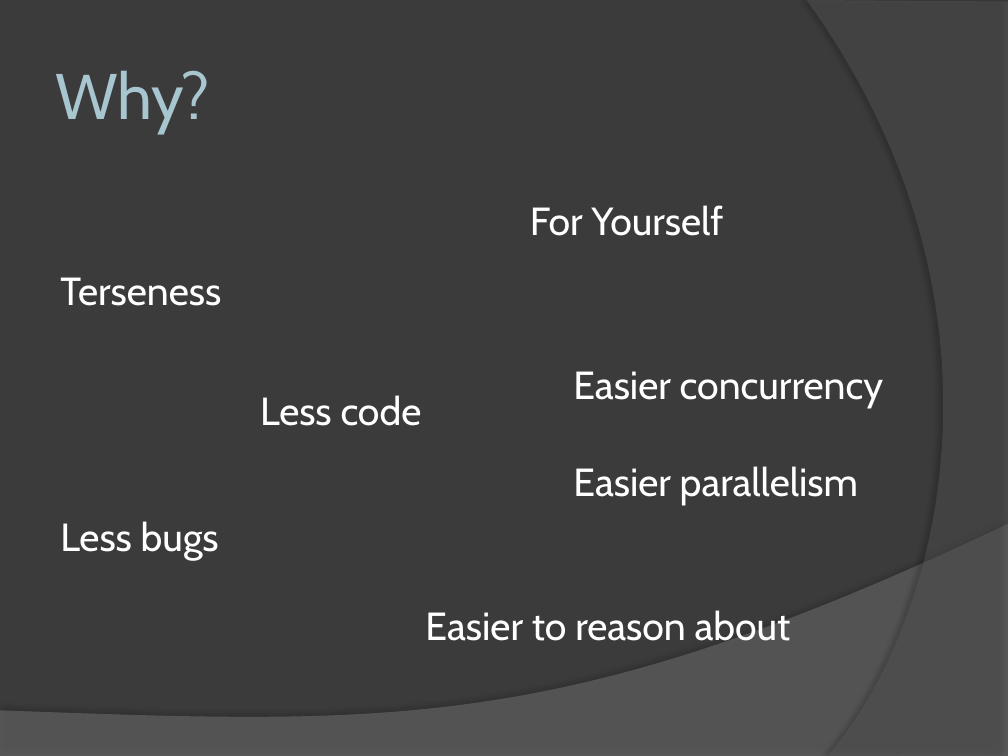
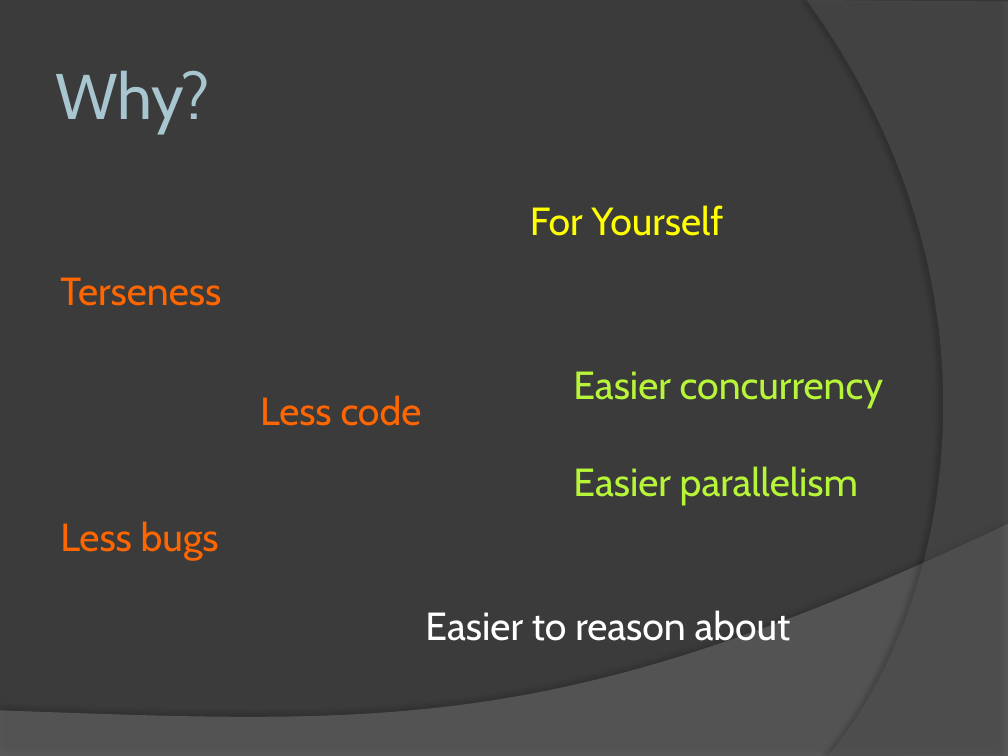
Before and after one commit to MiyamotoAkira/IntoAdventurePresentation, a slide deck: slide 3 of IntoAdventure.pptx. Drawn at 1008x756 pixels with LibreOffice and Linux fonts; fonts in the diff are those of the drawing. Boxes give left, top, right and bottom in pixels: in the first picture for what was removed or moved away, otherwise in the second. Text is boxed around its words. In the diff, an @@ line names an element or a change of style, - is before the commit and + after.

```diff
--- a/IntoAdventure.pptx
+++ b/IntoAdventure.pptx
@@ text "For Yourself" at (530, 205, 723, 236): text colour #FFFFFF to #FFFF00 @@
@@ text "Easier concurrency" at (573, 371, 883, 409): text colour #FFFFFF to #B7F539 @@
@@ text "Easier parallelism" at (573, 466, 858, 506): text colour #FFFFFF to #B7F539 @@
@@ text colour #FFFFFF to #FF6600 in 3 elements at (60, 277, 221, 306), (260, 395, 422, 426), (60, 521, 219, 560) @@
```
Also in this commit, not shown: 2 other slides changed.
